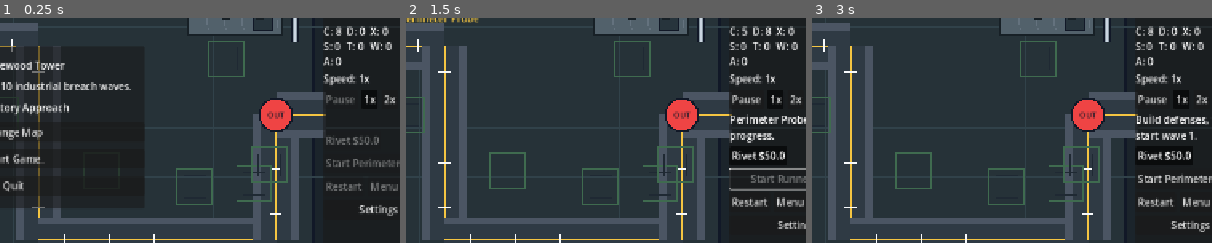
Above: before the commit, frames 1-3 (left to right).
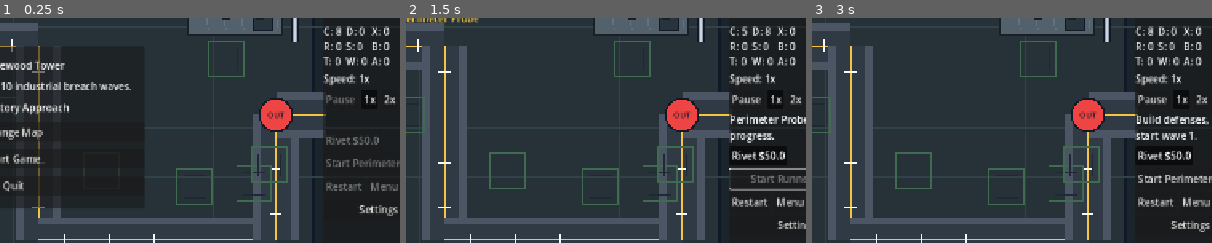
Above: after the commit, the same moments.

Repository: hobsojam/the-rosewood-tower
Game: Godot game, scene res://scenes/Game.tscn
The game is run twice, just before and just after one commit, with the same random seed, the same clock (stepped at 60 frames per second) and the same inputs.
Inputs:
- Up to frame 1 (0.25 s): no input
- Up to frame 2 (1.5 s): click "Start Game" at 0.5 s; click "Start Perimeter Probe" at 1.25 s
- Up to frame 3 (3 s): click "Restart" at 2 s; click "Start Game" at 2.75 s
The pictures show only the part of the screen within x 36-86%, y 20-70%; the shares and areas given below are measured in that part.

The runs differ from the first frame. In frame 1, 0.9% of the frame differs, in the area x 80-98%, y 3-22%; in frame 2, 0.9%; in frame 3, 0.9%.

Commit message:
Add burrower and repair enemies

Diff:
--- a/data/enemies.json
+++ b/data/enemies.json
@@ -5,5 +5,7 @@
   "shield": {"name": "Shield Carrier", "health": 135, "speed": 62, "reward": 18, "traits": ["support"], "shield_radius": 92, "shield_reduction": 0.55, "color": "#38bdf8"},
   "siege": {"name": "Siege Walker", "health": 420, "speed": 38, "reward": 30, "traits": ["armored", "heavy"], "breach_damage": 2, "color": "#ef4444"},
   "decoy": {"name": "Signal Decoy", "health": 170, "speed": 110, "reward": 3, "traits": ["decoy"], "color": "#f472b6"},
-  "air": {"name": "Rotor Drone", "health": 95, "speed": 135, "reward": 18, "traits": ["air"], "color": "#a7f3d0"}
+  "air": {"name": "Rotor Drone", "health": 95, "speed": 135, "reward": 18, "traits": ["air"], "color": "#a7f3d0"},
+  "burrower": {"name": "Tunnel Rig", "health": 125, "speed": 72, "reward": 15, "traits": ["burrowed"], "color": "#a16207"},
+  "repair": {"name": "Repair Drone", "health": 75, "speed": 82, "reward": 17, "traits": ["support"], "repair_radius": 78, "repair_per_second": 10, "color": "#4ade80"}
 }
--- a/data/waves.json
+++ b/data/waves.json
@@ -4,9 +4,9 @@
   {"name": "Iron Column", "enemies": {"standard": 5, "armored": 4}},
   {"name": "Signal Clutter", "enemies": {"standard": 8, "fast": 6, "decoy": 3}},
   {"name": "Shield Convoy", "enemies": {"standard": 12, "armored": 3, "shield": 2}},
-  {"name": "Overrun Junction", "enemies": {"standard": 6, "fast": 10, "armored": 2, "decoy": 4}},
+  {"name": "Tunnel Works", "enemies": {"standard": 6, "fast": 6, "burrower": 5, "decoy": 2}},
   {"name": "Airspace Breach", "enemies": {"standard": 6, "fast": 4, "air": 7}},
-  {"name": "Siege Line", "enemies": {"standard": 8, "armored": 5, "shield": 2, "siege": 2}},
-  {"name": "Phantom Flight", "enemies": {"fast": 12, "decoy": 6, "air": 5}},
-  {"name": "Rosewood Stand", "enemies": {"standard": 14, "fast": 10, "armored": 6, "shield": 2, "decoy": 4, "siege": 2, "air": 7}}
+  {"name": "Repair Detail", "enemies": {"standard": 6, "armored": 4, "repair": 2, "shield": 1, "siege": 1}},
+  {"name": "Phantom Flight", "enemies": {"fast": 10, "decoy": 5, "air": 5, "repair": 1}},
+  {"name": "Rosewood Stand", "enemies": {"standard": 14, "fast": 8, "armored": 6, "shield": 2, "decoy": 3, "burrower": 4, "repair": 2, "siege": 2, "air": 7}}
 ]
--- a/scripts/Game.gd
+++ b/scripts/Game.gd
@@ -180,7 +180,7 @@
 	next_wave_row.add_theme_constant_override("h_separation", 8)
 	next_wave_row.add_theme_constant_override("v_separation", 2)
 	layout.add_child(next_wave_row)
-	for enemy_id in ["standard", "fast", "decoy", "shield", "armored", "siege", "air"]:
+	for enemy_id in ["standard", "fast", "decoy", "repair", "shield", "burrower", "armored", "siege", "air"]:
 		var label := Label.new()
 		label.text = "%s: 0" % _get_enemy_icon(enemy_id)
 		next_wave_row.add_child(label)
@@ -457,6 +457,10 @@
 			return "S"
 		"decoy":
 			return "X"
+		"repair":
+			return "R"
+		"burrower":
+			return "B"
 		"air":
 			return "A"
 		"armored":
--- a/scripts/WaveManager.gd
+++ b/scripts/WaveManager.gd
@@ -70,7 +70,7 @@
 	var remaining := {}
 	for enemy_id in enemy_data.keys():
 		remaining[enemy_id] = int(wave.get(enemy_id, 0))
-	var order := ["standard", "fast", "air", "decoy", "shield", "standard", "armored", "siege"]
+	var order := ["standard", "fast", "air", "decoy", "repair", "shield", "standard", "burrower", "armored", "siege"]
 	for enemy_id in remaining.keys():
 		if not order.has(enemy_id):
 			order.append(enemy_id)
@@ -153,7 +153,7 @@
 		return "None"
 
 	var parts := []
-	for enemy_id in ["standard", "fast", "air", "decoy", "shield", "armored", "siege"]:
+	for enemy_id in ["standard", "fast", "air", "decoy", "repair", "shield", "burrower", "armored", "siege"]:
 		var count := int(wave.get(enemy_id, 0))
 		if count > 0:
 			parts.append("%s %s" % [count, enemy_id])
--- a/scripts/enemies/Enemy.gd
+++ b/scripts/enemies/Enemy.gd
@@ -15,12 +15,15 @@
 var traits: Array[String] = []
 var shield_radius := 0.0
 var shield_reduction := 0.0
+var repair_radius := 0.0
+var repair_per_second := 0.0
 var path_points := []
 var path_index := 0
 var slow_multiplier := 1.0
 var slow_time := 0.0
 var body_color := Color.WHITE
 var hit_flash_time := 0.0
+var repair_flash_time := 0.0
 var finished := false
 var facing_angle := 0.0
 
@@ -41,6 +44,8 @@
 	traits = _to_string_array(data.get("traits", []))
 	shield_radius = float(data.get("shield_radius", 0.0))
 	shield_reduction = float(data.get("shield_reduction", 0.0))
+	repair_radius = float(data.get("repair_radius", 0.0))
+	repair_per_second = float(data.get("repair_per_second", 0.0))
 	body_color = Color.html(str(data["color"]))
 	path_points = path.duplicate()
 
@@ -61,6 +66,9 @@
 
 	if hit_flash_time > 0.0:
 		hit_flash_time -= delta
+		queue_redraw()
+	if repair_flash_time > 0.0:
+		repair_flash_time -= delta
 		queue_redraw()
 
 	var target: Vector2 = path_points[path_index + 1]
@@ -80,6 +88,8 @@
 	else:
 		global_position += direction.normalized() * step
 
+	_repair_nearby(delta)
+
 func take_damage(amount: float, slow: float = 0.0, slow_duration: float = 1.0, damage_tags: Array[String] = []) -> void:
 	if finished:
 		return
@@ -113,6 +123,33 @@
 
 	var segment_progress: float = segment_start.distance_to(global_position) / segment_length
 	return float(path_index) + clamp(segment_progress, 0.0, 1.0)
+
+func receive_repair(amount: float) -> bool:
+	if finished or health >= max_health:
+		return false
+	health = min(health + amount, max_health)
+	hit_flash_time = max(hit_flash_time, 0.04)
+	queue_redraw()
+	return true
+
+func _repair_nearby(delta: float) -> void:
+	if repair_radius <= 0.0 or repair_per_second <= 0.0:
+		return
+
+	var repaired_any := false
+	var repair_amount := repair_per_second * delta
+	for enemy in get_tree().get_nodes_in_group("enemies"):
+		var enemy_node := enemy as Node2D
+		if enemy_node == null or enemy_node == self or not is_instance_valid(enemy_node):
+			continue
+		if global_position.distance_to(enemy_node.global_position) > repair_radius:
+			continue
+		if enemy_node.has_method("receive_repair") and enemy_node.receive_repair(repair_amount):
+			repaired_any = true
+
+	if repaired_any:
+		repair_flash_time = 0.16
+		queue_redraw()
 
 func _get_effective_damage(amount: float, damage_tags: Array[String]) -> float:
 	var strongest_reduction := 0.0
@@ -168,6 +205,10 @@
 	match enemy_id:
 		"air":
 			_draw_air_enemy(color)
+		"burrower":
+			_draw_burrower_enemy(color)
+		"repair":
+			_draw_repair_enemy(color)
 		"siege":
 			_draw_siege_enemy(color)
 		"decoy":
@@ -262,6 +303,35 @@
 	draw_line(Vector2(8, 5), Vector2(22, 12), Color("#f9a8d4"), 3.0)
 	draw_set_transform(Vector2.ZERO, 0.0, Vector2.ONE)
 
+func _draw_burrower_enemy(color: Color) -> void:
+	draw_circle(Vector2.ZERO, 24.0, Color(0.45, 0.27, 0.08, 0.18))
+	draw_set_transform(Vector2.ZERO, facing_angle, Vector2.ONE)
+	var body := PackedVector2Array([Vector2(19, 0), Vector2(7, -12), Vector2(-15, -10), Vector2(-21, 0), Vector2(-15, 10), Vector2(7, 12)])
+	draw_colored_polygon(body, color)
+	draw_polyline(PackedVector2Array([Vector2(19, 0), Vector2(7, -12), Vector2(-15, -10), Vector2(-21, 0), Vector2(-15, 10), Vector2(7, 12), Vector2(19, 0)]), Color("#111827"), 2.0)
+	for cutter_y in [-7, 0, 7]:
+		draw_line(Vector2(5, cutter_y), Vector2(20, cutter_y * 0.45), Color("#facc15"), 3.0)
+	draw_circle(Vector2(-8, 0), 5.0, Color("#451a03"))
+	draw_set_transform(Vector2.ZERO, 0.0, Vector2.ONE)
+
+func _draw_repair_enemy(color: Color) -> void:
+	var ring_color := Color(0.3, 1.0, 0.55, 0.28)
+	if repair_flash_time > 0.0:
+		ring_color = Color(0.74, 1.0, 0.3, 0.72)
+	draw_circle(Vector2.ZERO, repair_radius, Color(0.22, 0.95, 0.45, 0.06))
+	draw_circle(Vector2.ZERO, repair_radius, ring_color, false, 2.0)
+	draw_set_transform(Vector2.ZERO, facing_angle, Vector2.ONE)
+	draw_rect(Rect2(Vector2(-14, -12), Vector2(28, 24)), Color("#052e16"))
+	draw_rect(Rect2(Vector2(-11, -9), Vector2(22, 18)), color)
+	draw_circle(Vector2.ZERO, 9.0, Color("#dcfce7"))
+	draw_line(Vector2(-8, 0), Vector2(8, 0), Color("#166534"), 3.0)
+	draw_line(Vector2(0, -8), Vector2(0, 8), Color("#166534"), 3.0)
+	draw_line(Vector2(-17, -10), Vector2(-25, -18), Color("#bbf7d0"), 3.0)
+	draw_line(Vector2(-17, 10), Vector2(-25, 18), Color("#bbf7d0"), 3.0)
+	draw_line(Vector2(17, -10), Vector2(25, -18), Color("#bbf7d0"), 3.0)
+	draw_line(Vector2(17, 10), Vector2(25, 18), Color("#bbf7d0"), 3.0)
+	draw_set_transform(Vector2.ZERO, 0.0, Vector2.ONE)
+
 func _draw_air_enemy(color: Color) -> void:
 	draw_circle(Vector2.ZERO, 27.0, Color(0.15, 0.23, 0.42, 0.16))
 	draw_set_transform(Vector2.ZERO, facing_angle, Vector2.ONE)
Not shown, changed: DESIGN.md
